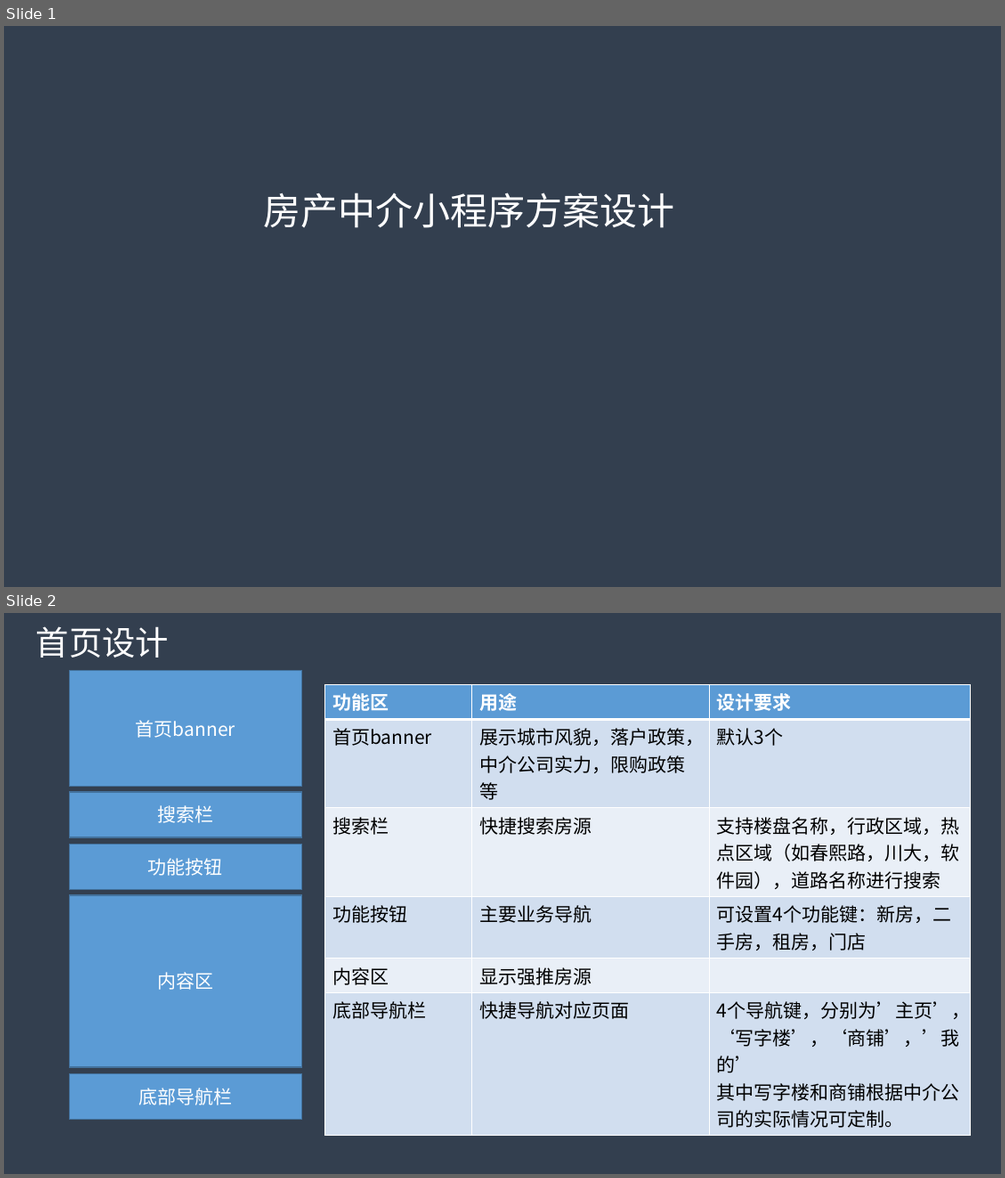
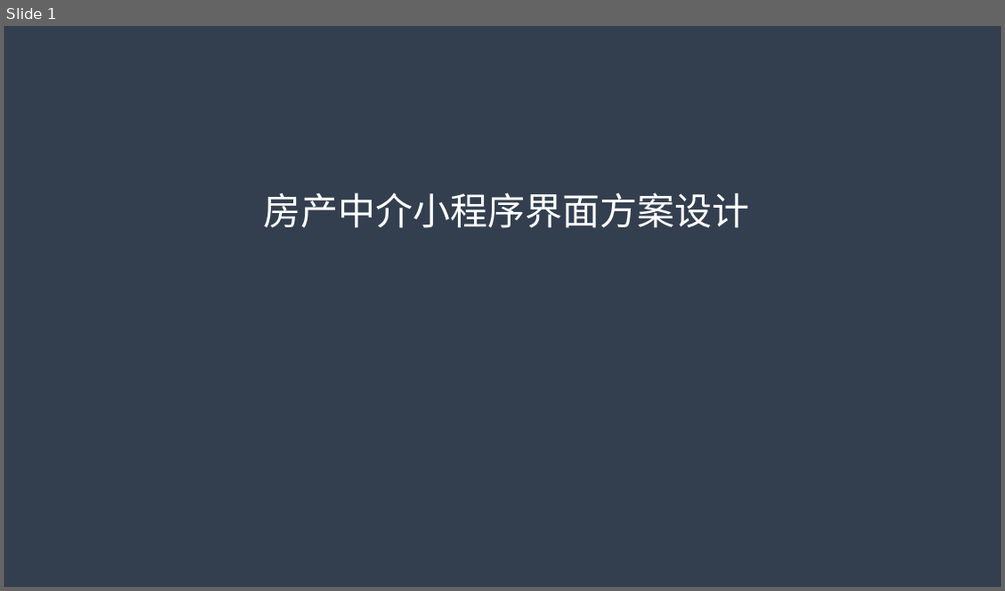
Before and after one commit to myfc-mp/myfc, a slide deck: docs/房产中介小程序方案设计.pptx. Shown one above the other, each under a label of ours: slides 1 and 2 before the commit, slide 1 after it. The pictures are 1005x1178 and 1005x591 pixels, drawn with LibreOffice and Linux fonts; fonts in the diff are those of the drawing. Boxes give left, top, right and bottom in pixels: in the first picture for what was removed or moved away, otherwise in the second. Text is boxed around its words. In the diff, an @@ line names an element or a change of style, - is before the commit and + after.

```diff
--- a/docs/房产中介小程序方案设计.pptx
+++ b/docs/房产中介小程序方案设计.pptx
@@ slide 2 removed at (4,613,1001,1174), background #333F50 @@
@@ text removed at (36,626,169,657) @@
-首页设计
@@ rectangle removed at (70,671,301,787) @@
-首页banner
@@ table removed at (324,685,970,1131), 6 rows, 3 columns @@
-功能区 | 用途 | 设计要求
-首页banner | 展示城市风貌，落户政策，中介公司实力，限购政策等 | 默认3个
-搜索栏 | 快捷搜索房源 | 支持楼盘名称，行政区域，热点区域（如春熙路，川大，软件园），道路名称进行搜索
-功能按钮 | 主要业务导航 | 可设置4个功能键：新房，二手房，租房，门店
-内容区 | 显示强推房源 | 
-底部导航栏 | 快捷导航对应页面 | 4个导航键，分别为’主页’，‘写字楼’，‘商铺’，’我的’ / 其中写字楼和商铺根据中介公司的实际情况可定制。
@@ rectangle removed at (70,792,301,837) @@
-搜索栏
@@ rectangle removed at (70,844,301,890) @@
-功能按钮
@@ rectangle removed at (70,895,301,1067) @@
-内容区
@@ rectangle removed at (70,1074,301,1119) @@
-底部导航栏
@@ slide 1 changed as well @@
@@ text at (264,192,750,228): text changed @@
-房产中介小程序方案设计
+房产中介小程序界面方案设计
```
Also in this commit, not shown: 2 other slides changed, 7 slides added, 7 other slides removed.
